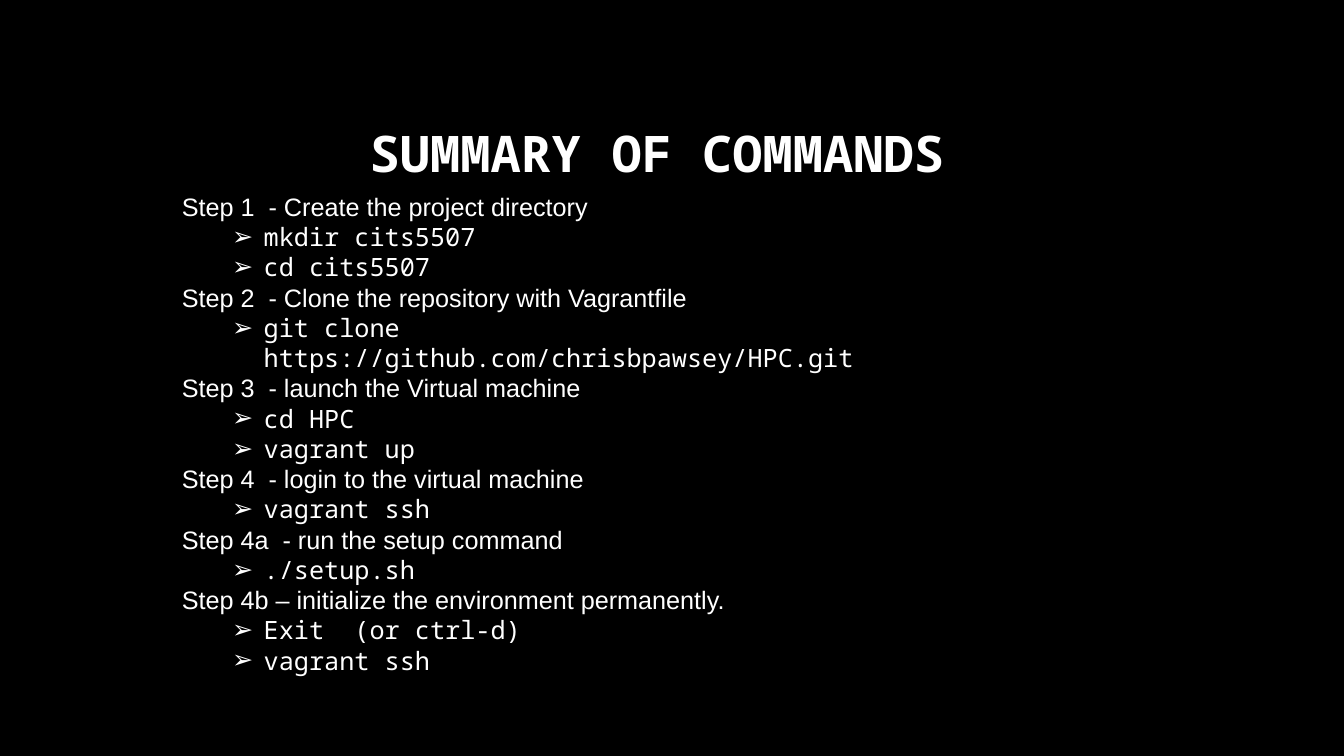
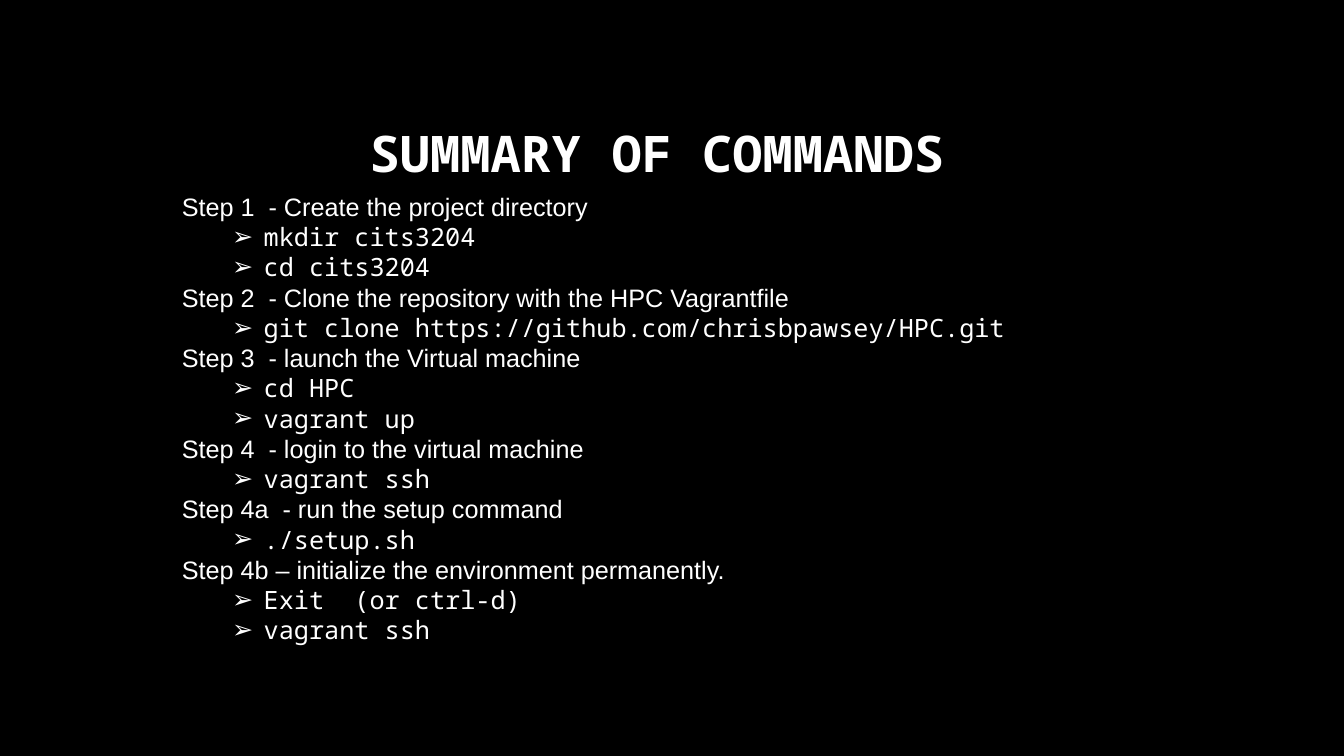
Before and after one commit to chrisbuwahpc/HPC, a slide deck: slide 9 of VM_instructions.pptx. Drawn at 1344x756 pixels with LibreOffice and Linux fonts; fonts in the diff are those of the drawing; background and template pictures are left out. Boxes give left, top, right and bottom in pixels: in the first picture for what was removed or moved away, otherwise in the second. Text is boxed around its words. In the diff, an @@ line names an element or a change of style, - is before the commit and + after.

```diff
--- a/VM_instructions.pptx
+++ b/VM_instructions.pptx
@@ text at [182,227,789,312]: text changed @@
-  ➢ mkdir cits5507
-  ➢ cd cits5507
-Step 2 - Clone the repository with Vagrantfile
+  ➢ mkdir cits3204
+  ➢ cd cits3204
+Step 2 - Clone the repository with the HPC Vagrantfile
```
Also in this commit, not shown: 5 other slides changed, 1 other file.
